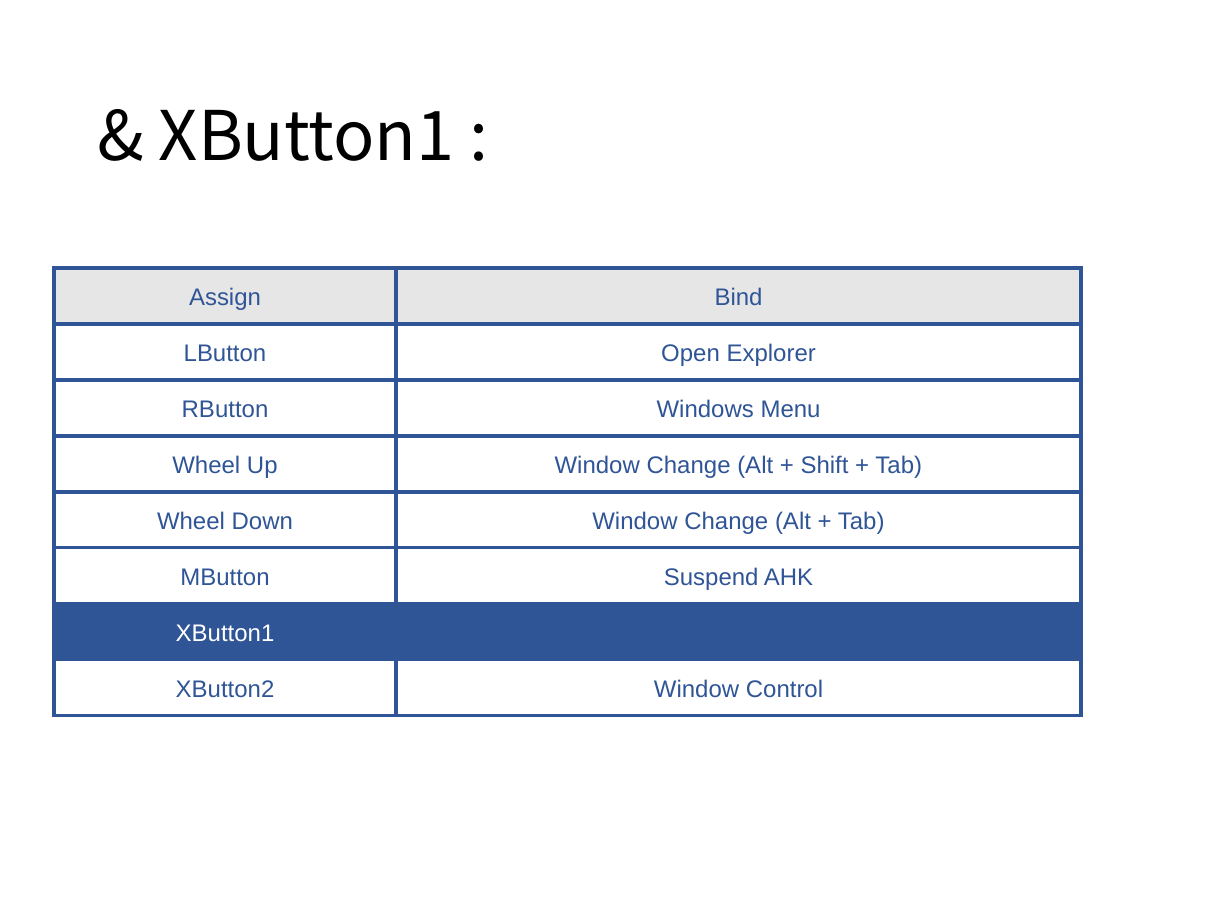
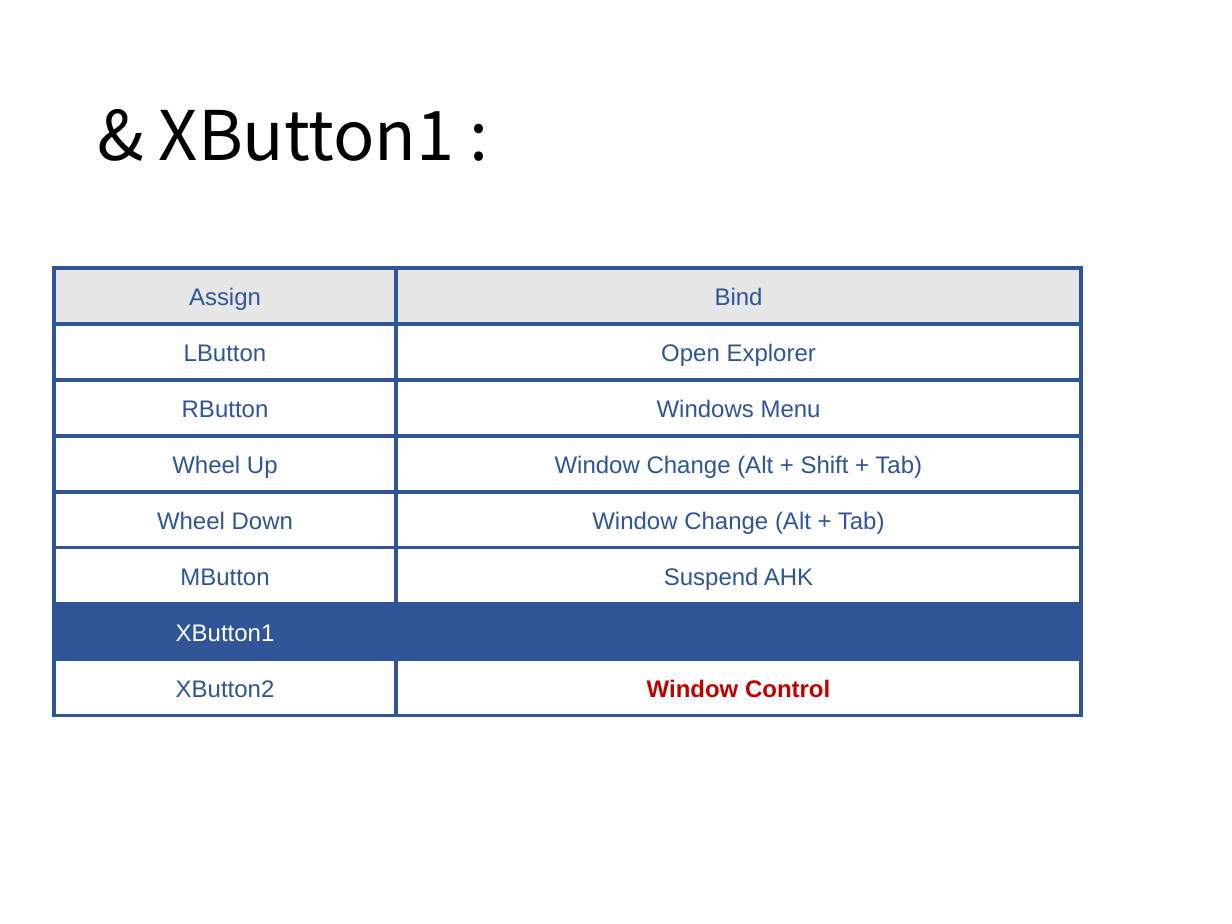
Before and after one commit to ittooo66/myAHK, a slide deck: slide 23 of MANUAL.pptx. Drawn at 1232x924 pixels with LibreOffice and Linux fonts; fonts in the diff are those of the drawing. Boxes give left, top, right and bottom in pixels: in the first picture for what was removed or moved away, otherwise in the second. Text is boxed around its words. In the diff, an @@ line names an element or a change of style, - is before the commit and + after.

```diff
--- a/MANUAL.pptx
+++ b/MANUAL.pptx
@@ rectangle "Window Control" at (x1=397, y1=659, x2=1082, y2=715): text colour #2F5597 to #C00000, bold on @@
```
Also in this commit, not shown: 9 other slides changed.
